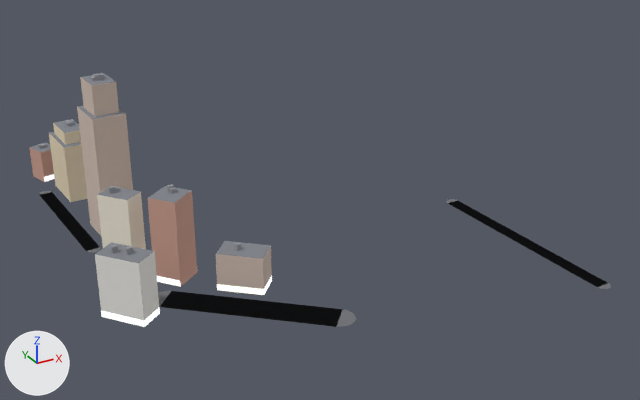
The glTF model apps/client/public/cities/moscow_synth/tiles/3_0.glb as it was, and as the next commit left it.
Both versions are drawn from a 50 mm lens placed at (680.0, -593.0, 217.0), pointed at (896.0, -200.0, 20.0). Arrows for +X, +Y and +Z are at lower left; the lights stay in place. The first picture is the older version. Vertices at exactly the same position are counted once.
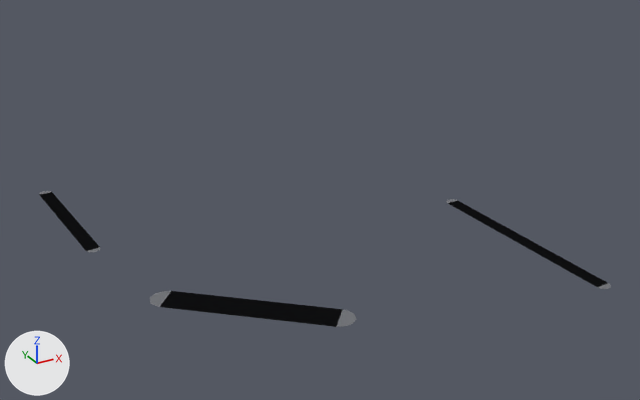
Changed parts and their boxes [x1, y1, x2, y2] in the pictures (640 x 400 px):
'Mesh_0', reshaped (46% shorter): before [29, 73, 611, 327]; after [39, 191, 611, 327]
part 1 of me_mesh_0, deleted: before [29, 73, 272, 327]

What the commit changed:
me_mesh_0 is used by ob_mesh_0; location (0.0, 0.0, 0.0).
me_mesh_0 had 326 vertices, 328 faces and spanned x 763.0..996.0, y -324.0..-33.0, z 0.0..90.0.
me_mesh_0 now has 78 vertices, 66 faces and spans x 771.0..996.0, y -324.0..-64.0, z 0.0.
me_mesh_0 part 1: 39 loose pieces with 248 vertices, spanning x 763.0..849.0, y -248.0..-33.0, z 0.0..90.0, are deleted.
me_mesh_0 no longer uses material mat_facade.
me_mesh_0 no longer uses material mat_roof.
me_mesh_0 no longer uses material mat_shop.
